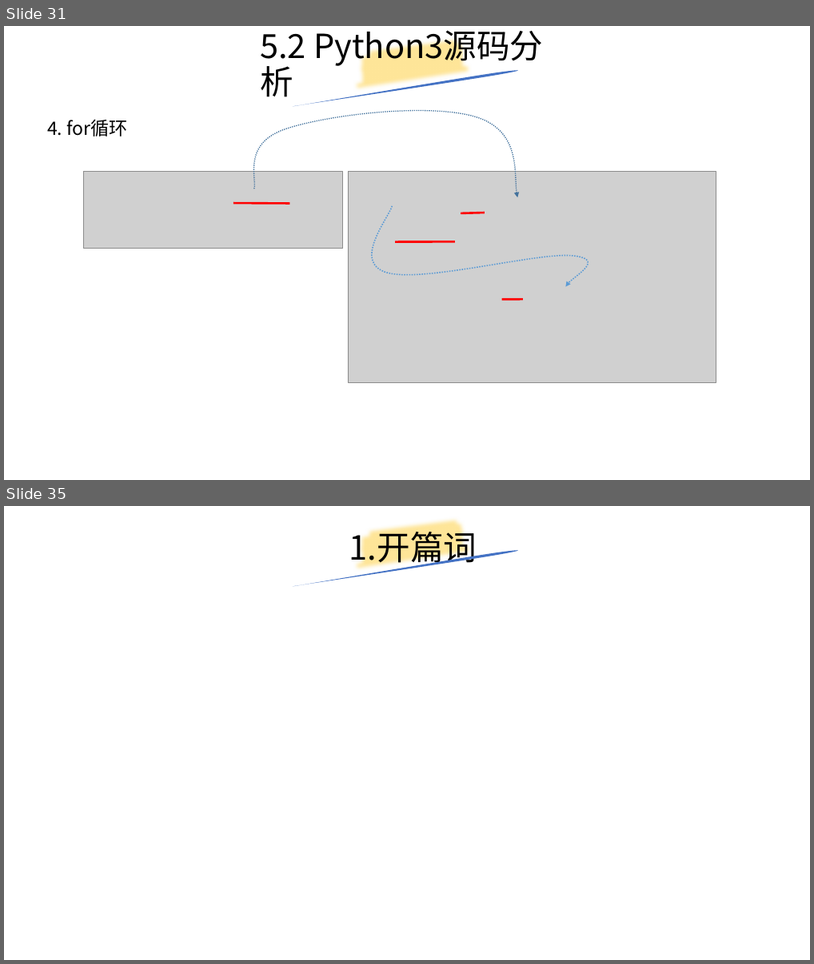
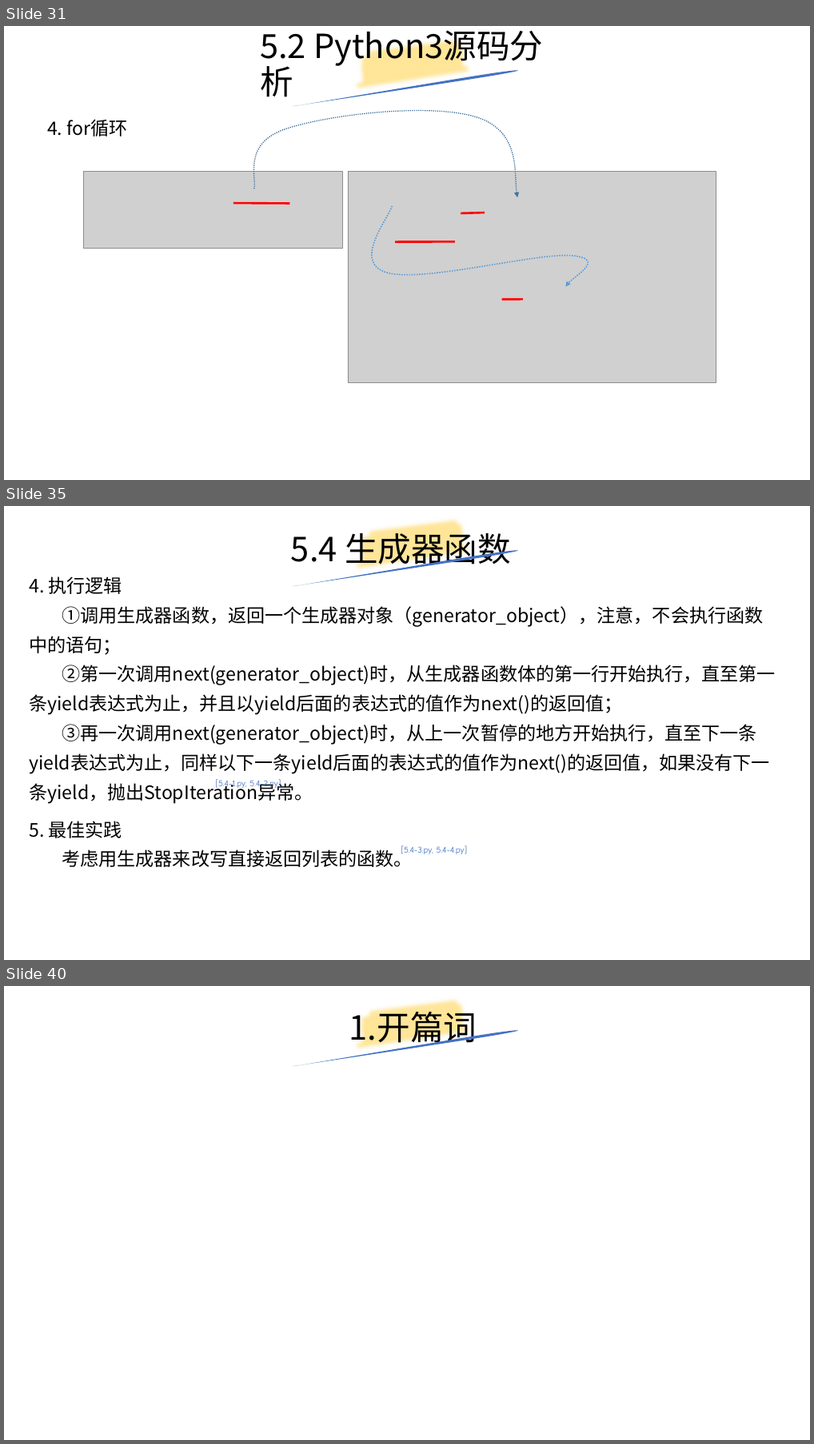
Before and after one commit to yiwenliu/CorePython, a slide deck: PPT/CorePython.pptx. Shown one above the other, each under a label of ours: slides 31 and 35 before the commit, slides 31, 35 and 40 after it; the slides between them are not shown. The pictures are 814x964 and 814x1444 pixels, drawn with LibreOffice and Linux fonts; fonts in the diff are those of the drawing; grey boxes stand for pictures. Boxes give left, top, right and bottom in pixels: in the first picture for what was removed or moved away, otherwise in the second. Text is boxed around its words. In the diff, an @@ line names an element or a change of style, - is before the commit and + after.

```diff
--- a/PPT/CorePython.pptx
+++ b/PPT/CorePython.pptx
@@ slide 35 added at [4,506,810,960], background #FFFFFF @@
@@ title added at [291,528,511,569], 39.6 pt, text #000000 @@
+5.4 生成器函数
@@ freeform shape added at [353,506,476,586], outline #FFE699 16 pt @@
@@ freeform shape added at [292,549,519,586], fill #4472C4 @@
@@ text added at [29,576,776,803], 22 pt, text #000000 @@
+4. 执行逻辑
+①调用生成器函数，返回一个生成器对象（generator_object），注意，不会执行函数中的语句；
+②第一次调用next(generator_object)时，从生成器函数体的第一行开始执行，直至第一条yield表达式为止，并且以yield后面的表达式的值作为next()的返回值；
+③再一次调用next(generator_object)时，从上一次暂停的地方开始执行，直至下一条yield表达式为止，同样以下一条yield后面的表达式的值作为next()的返回值，如果没有下一条yield，抛出StopIteration异常。
@@ text added at [216,779,281,790], 18 pt, text #4472C4 @@
+[5.4-1.py, 5.4-2.py]
@@ text added at [29,820,413,867], 22 pt, text #000000 @@
+5. 最佳实践
+考虑用生成器来改写直接返回列表的函数。
@@ text added at [402,845,467,854], 18 pt, text #4472C4 @@
+[5.4-3.py, 5.4-4.py]
@@ what was slide 35 is now slide 40 @@
```
Also in this commit, not shown: 7 slides changed, 5 other slides added, 1 slide removed, 12 other files.
